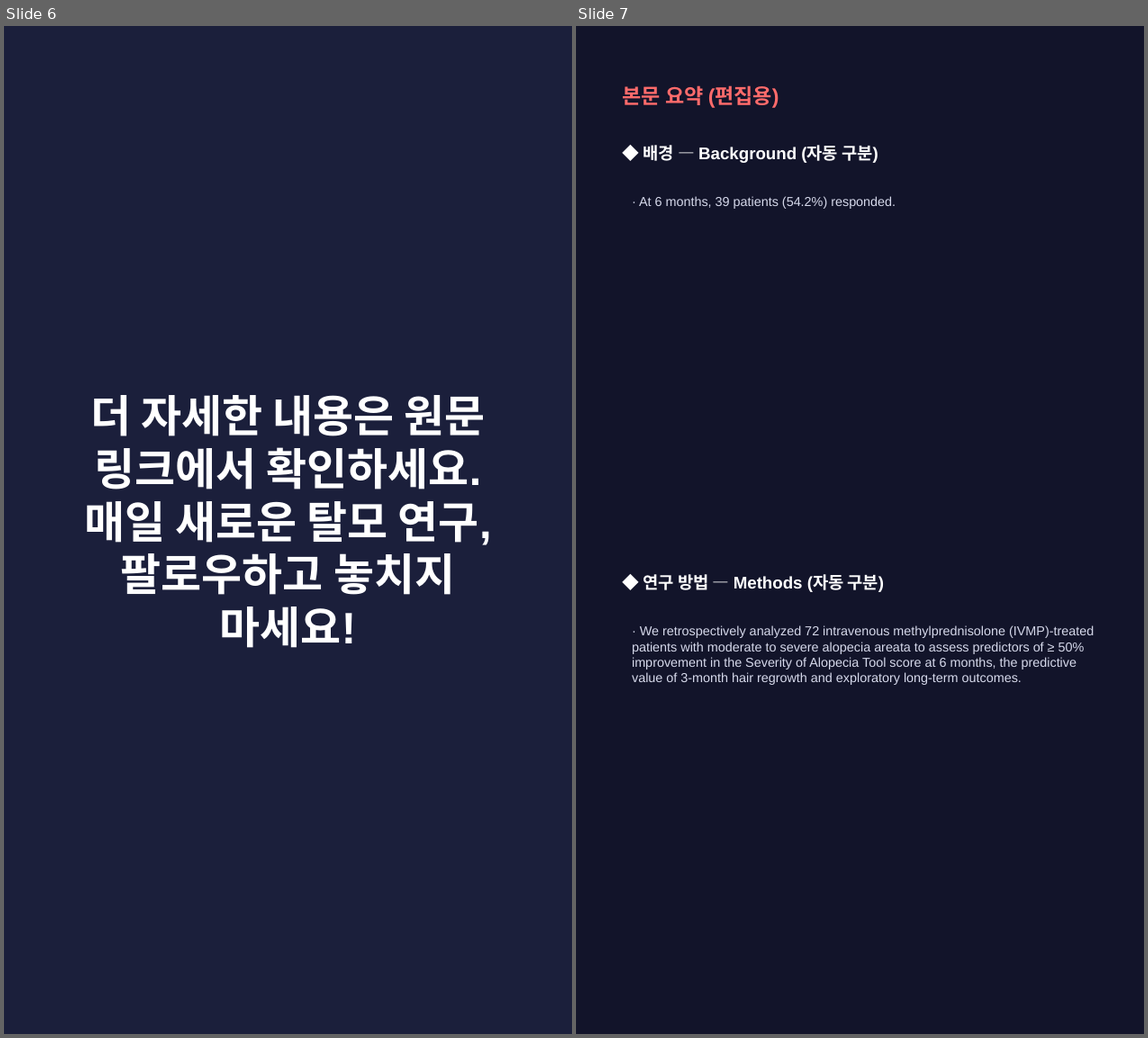
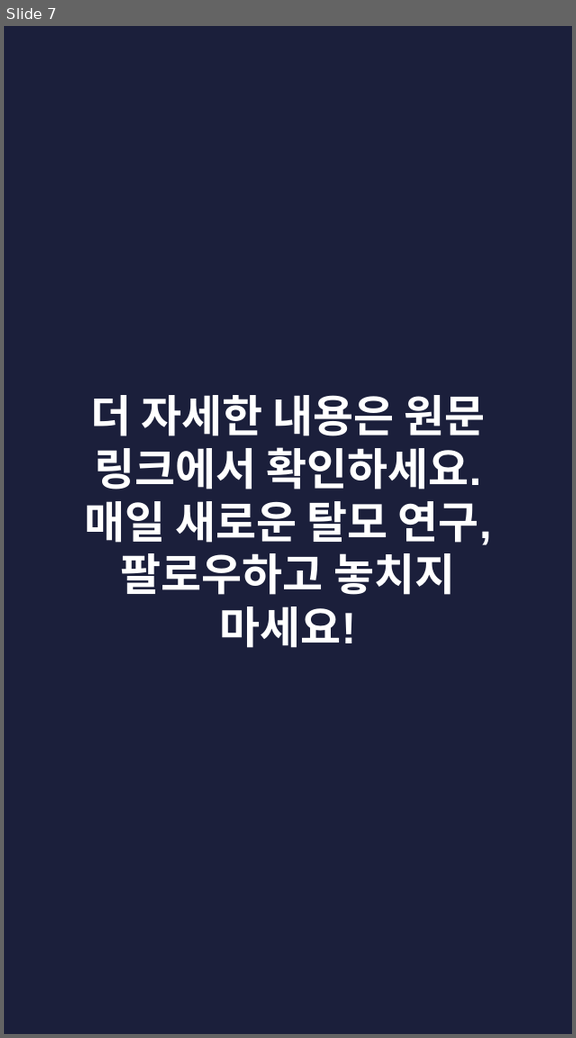
Before and after one commit to hyokang2010-BJ-ANTH/product-builder-test, a slide deck: pwa/data/latest/slides.pptx. Shown side by side, each under a label of ours: slides 6 and 7 before the commit, slide 7 after it. The pictures are 1148x1038 and 576x1038 pixels, drawn with LibreOffice and Linux fonts; fonts in the diff are those of the drawing. Boxes give left, top, right and bottom in pixels: in the first picture for what was removed or moved away, otherwise in the second. Text is boxed around its words. In the diff, an @@ line names an element or a change of style, - is before the commit and + after.

```diff
--- a/pwa/data/latest/slides.pptx
+++ b/pwa/data/latest/slides.pptx
@@ slide 7 removed at [576,26,1144,1034], background #12142A @@
@@ text removed at [623,85,779,108] @@
-본문 요약 (편집용)
@@ text removed at [644,145,878,163] @@
-◆ 배경 — Background (자동 구분)
@@ text removed at [639,196,896,209] @@
-· At 6 months, 39 patients (54.2%) responded.
@@ text removed at [644,574,885,592] @@
-◆ 연구 방법 — Methods (자동 구분)
@@ text removed at [632,625,1094,685] @@
-· We retrospectively analyzed 72 intravenous methylprednisolone (IVMP)-treated patients with moderate to severe alopecia areata to assess predictors of ≥ 50% improvement in the Severity of Alopecia Tool score at 6 months, the predictive value of 3-month hair regrowth and exploratory long-term outcomes.
@@ what was slide 6 is now slide 7 @@
```
Also in this commit, not shown: 2 slides changed, 7 slides added, 4 other slides removed, 28 other files.
